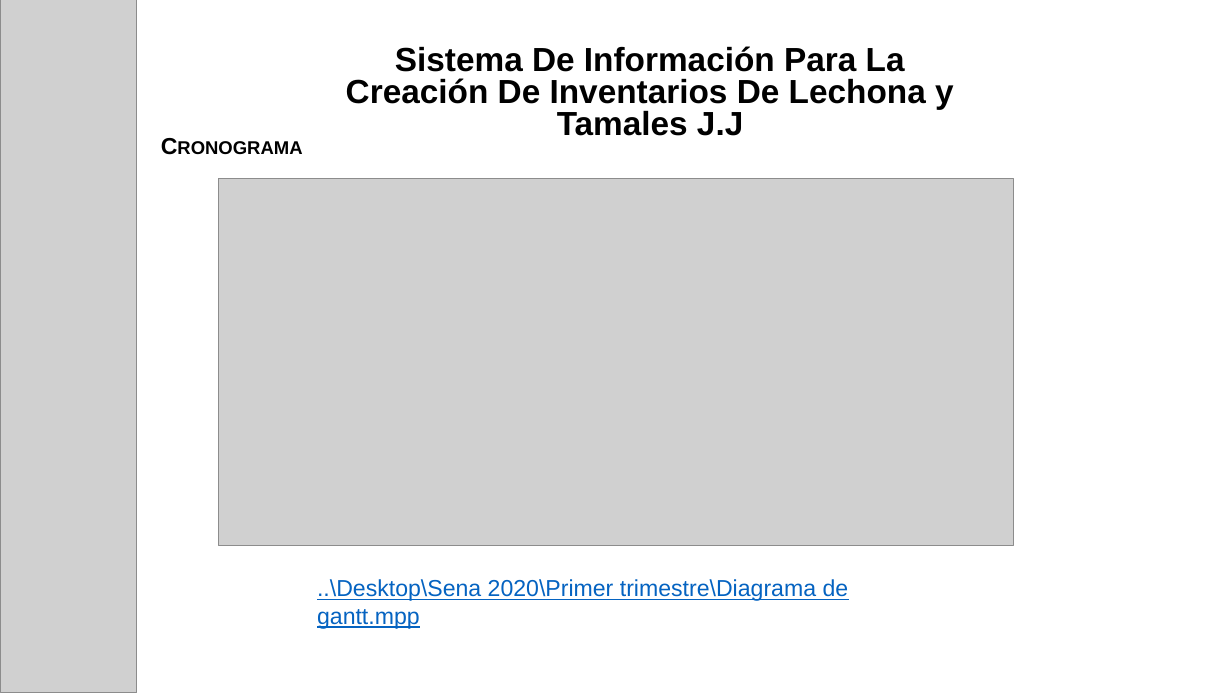
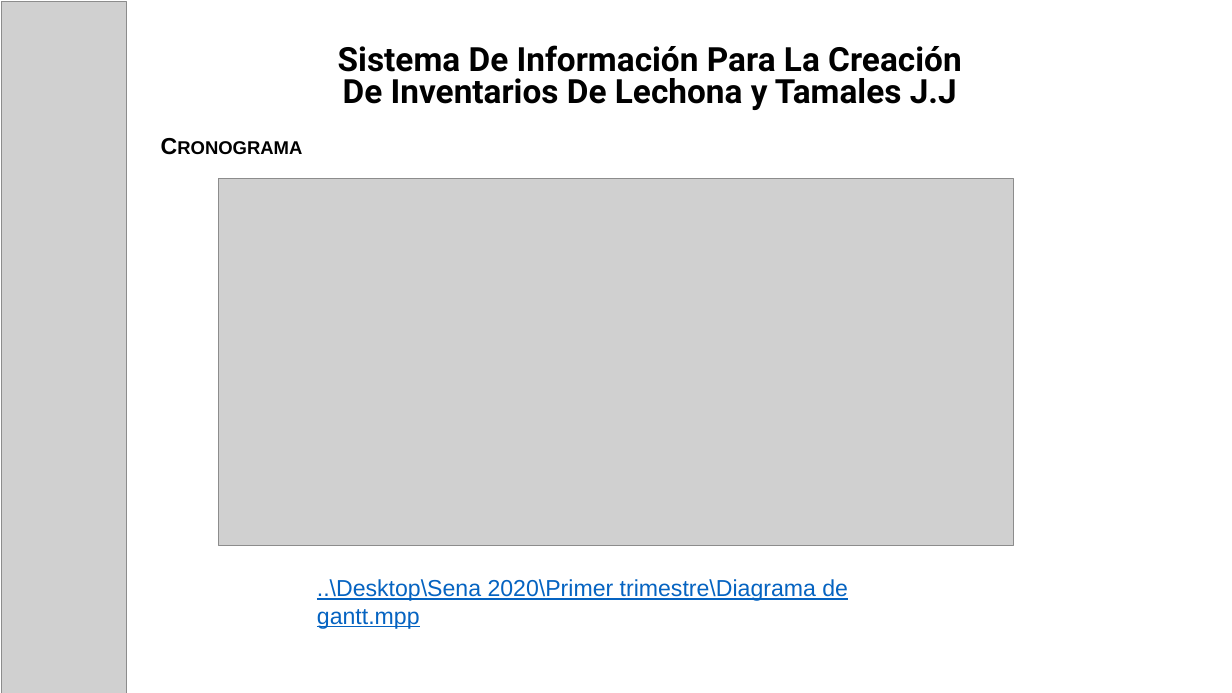
Before and after one commit to ProyectoJJ/Proyecto, a slide deck: slide 8 of Presentacion Final.pptx (slide 9 before the commit). Drawn at 1232x693 pixels with LibreOffice and Linux fonts; fonts in the diff are those of the drawing; grey boxes stand for pictures. Boxes give left, top, right and bottom in pixels: in the first picture for what was removed or moved away, otherwise in the second. Text is boxed around its words. In the diff, an @@ line names an element or a change of style, - is before the commit and + after.

```diff
--- a/Presentacion Final.pptx
+++ b/Presentacion Final.pptx
@@ picture resized from (x1=0, y1=0, x2=137, y2=693) to (x1=1, y1=2, x2=127, y2=693) @@
@@ subtitle "Sistema De Información Para La ..." at (x1=338, y1=45, x2=961, y2=110): font Arial to Roboto; more space between paragraphs @@
```
Also in this commit, not shown: 7 other slides changed, 1 slide added, 2 slides removed.
